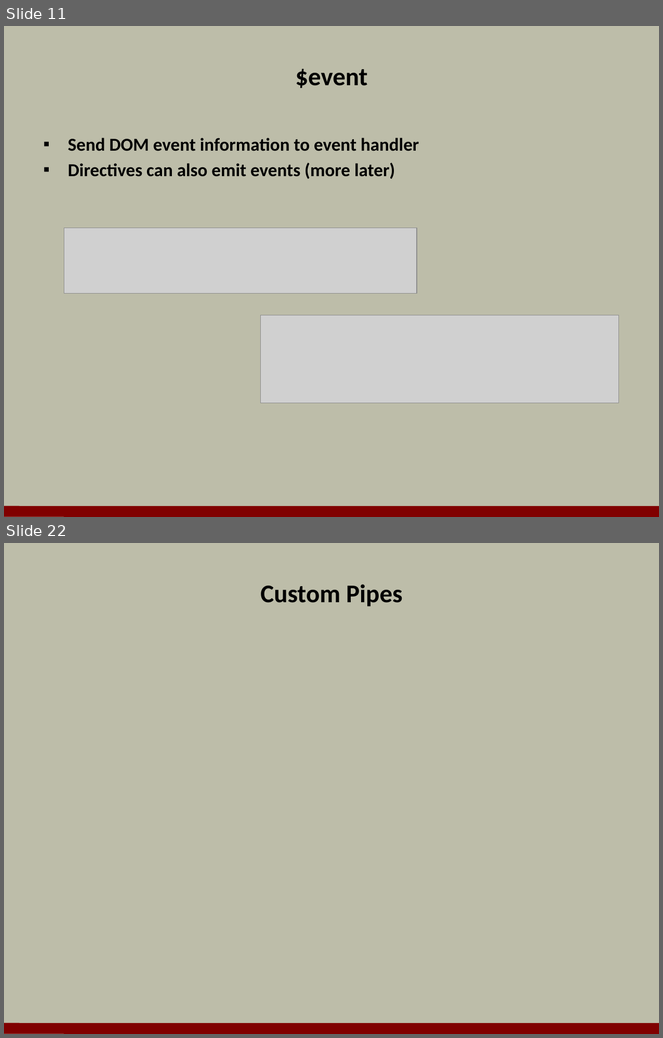
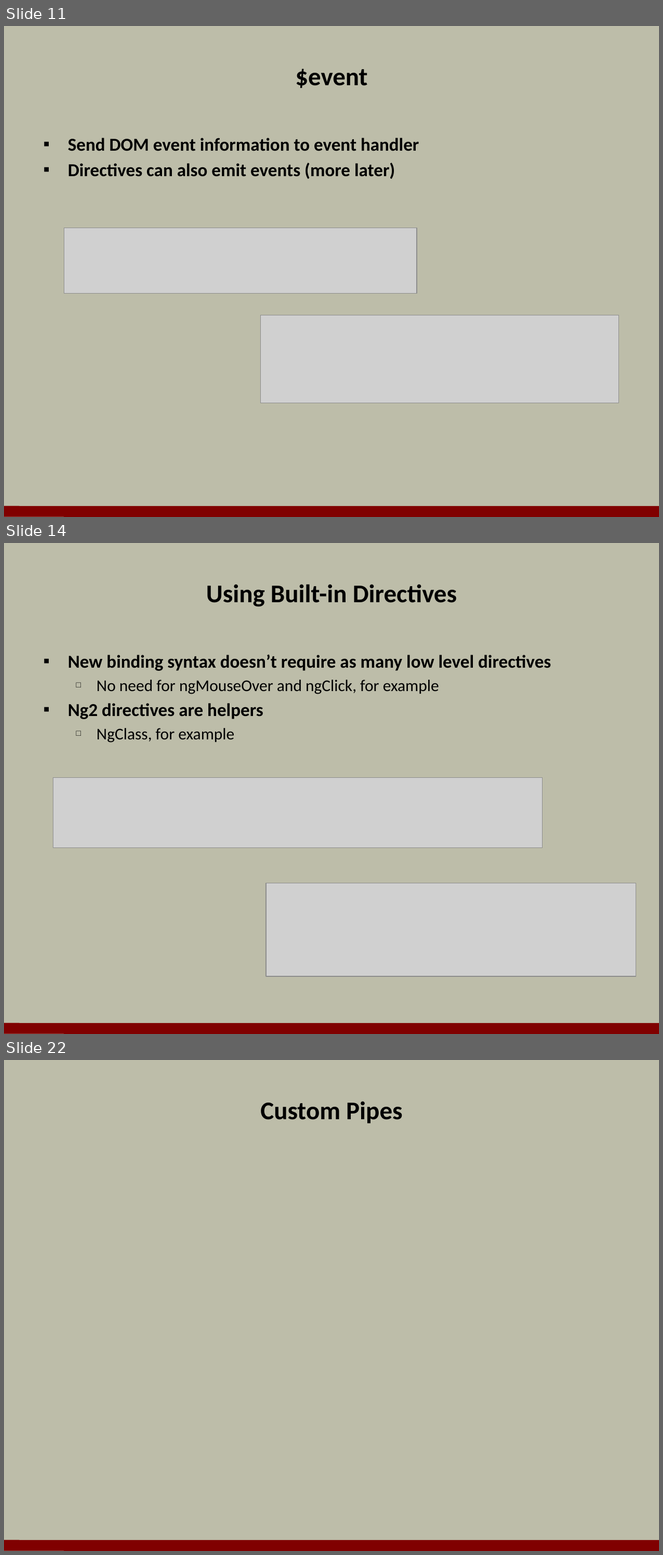
Before and after one commit to OdeToCode/classes, a slide deck: angular2/slides/05_templates.pptx. Shown one above the other, each under a label of ours: slides 11 and 22 before the commit, slides 11, 14 and 22 after it; the slides between them are not shown. The pictures are 663x1038 and 663x1555 pixels, drawn with LibreOffice and Linux fonts; fonts in the diff are those of the drawing; grey boxes stand for pictures; background and template pictures are left out. Boxes give left, top, right and bottom in pixels: in the first picture for what was removed or moved away, otherwise in the second. Text is boxed around its words. In the diff, an @@ line names an element or a change of style, - is before the commit and + after.

```diff
--- a/angular2/slides/05_templates.pptx
+++ b/angular2/slides/05_templates.pptx
@@ slide 14 added at [4, 543, 659, 1034], background #BDBDA9; not listed: 1 template element that a slide beside it also shows @@
@@ title added at [206, 584, 457, 607], 28 pt, text #000000, bold @@
+Using Built-in Directives
@@ text added at [68, 654, 551, 743], 20 pt, text #000000, bold @@
+▪ New binding syntax doesn’t require as many low level directives
+  □ No need for ngMouseOver and ngClick, for example
+▪ Ng2 directives are helpers
+  □ NgClass, for example
@@ picture added at [53, 778, 543, 848] @@
@@ picture added at [266, 883, 636, 977] @@
```
Also in this commit, not shown: 3 slides changed, 7 other slides added, 8 slides removed.
